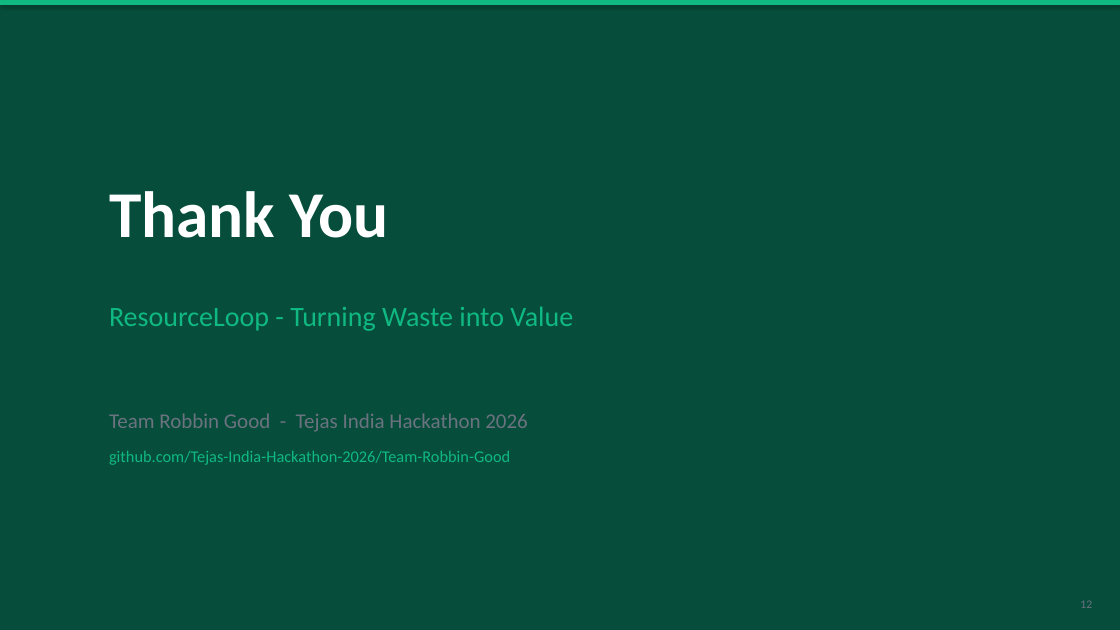
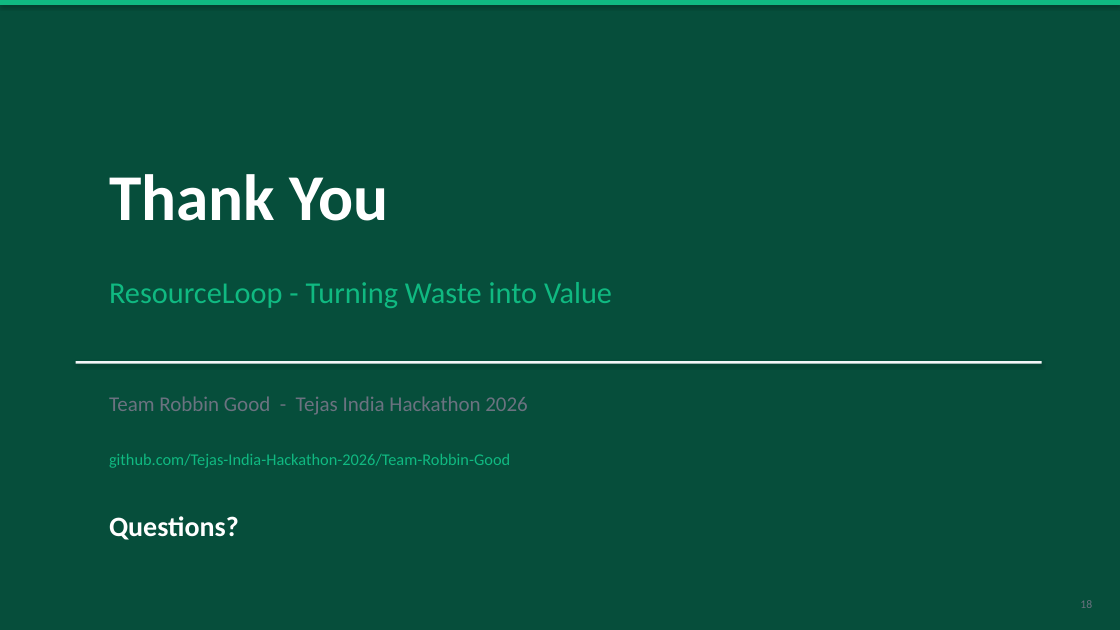
Before and after one commit to Tejas-India-Hackathon-2026/Team-Robbin-Good, a slide deck: slide 18 of ResourceLoop_Pitch_Deck.pptx (slide 12 before the commit). Drawn at 1120x630 pixels with LibreOffice and Linux fonts; fonts in the diff are those of the drawing. Boxes give left, top, right and bottom in pixels: in the first picture for what was removed or moved away, otherwise in the second. Text is boxed around its words. In the diff, an @@ line names an element or a change of style, - is before the commit and + after.

Commit message:
docs: comprehensive 18-slide pitch deck with aligned layout and module deep-dives

```diff
--- a/ResourceLoop_Pitch_Deck.pptx
+++ b/ResourceLoop_Pitch_Deck.pptx
@@ text "Thank You": place and size @@
-text "Thank You" at (109,191,389,238)
+text "Thank You" at (109,174,389,221)
@@ text "ResourceLoop - Turning Waste into ...": place and size @@
-text "ResourceLoop - Turning Waste into ..." at (109,306,573,331)
+text "ResourceLoop - Turning Waste into ..." at (109,282,612,308)
@@ text "ResourceLoop - Turning Waste into ..." at (109,282,612,308): size 24 to 26 pt @@
@@ rectangle added at (76,361,1042,364), fill #F3F4F6 @@
@@ text at (109,413,528,432): paragraph removed @@
-Team Robbin Good - Tejas India Hackathon 2026
@@ text added at (109,396,528,415), 18 pt, text #6B7280 @@
+Team Robbin Good - Tejas India Hackathon 2026
@@ text "github.com/Tejas-India-Hackathon-2026/Team-Robbin-Good": place and size @@
-text "github.com/Tejas-India-Hackathon-2026/Team-Robbin-Good" at (109,413,528,465)
+text "github.com/Tejas-India-Hackathon-2026/Team-Robbin-Good" at (109,454,510,468)
@@ text "github.com/Tejas-India-Hackathon-2026/Team-Robbin-Good" at (109,454,510,468): less space between paragraphs @@
@@ text added at (109,516,239,540), 24 pt, text #FFFFFF, bold @@
+Questions?
@@ text at (1080,600,1092,608): text changed @@
-12
+18
```
Also in this commit, not shown: 10 other slides changed, 7 slides added, 1 slide removed.
